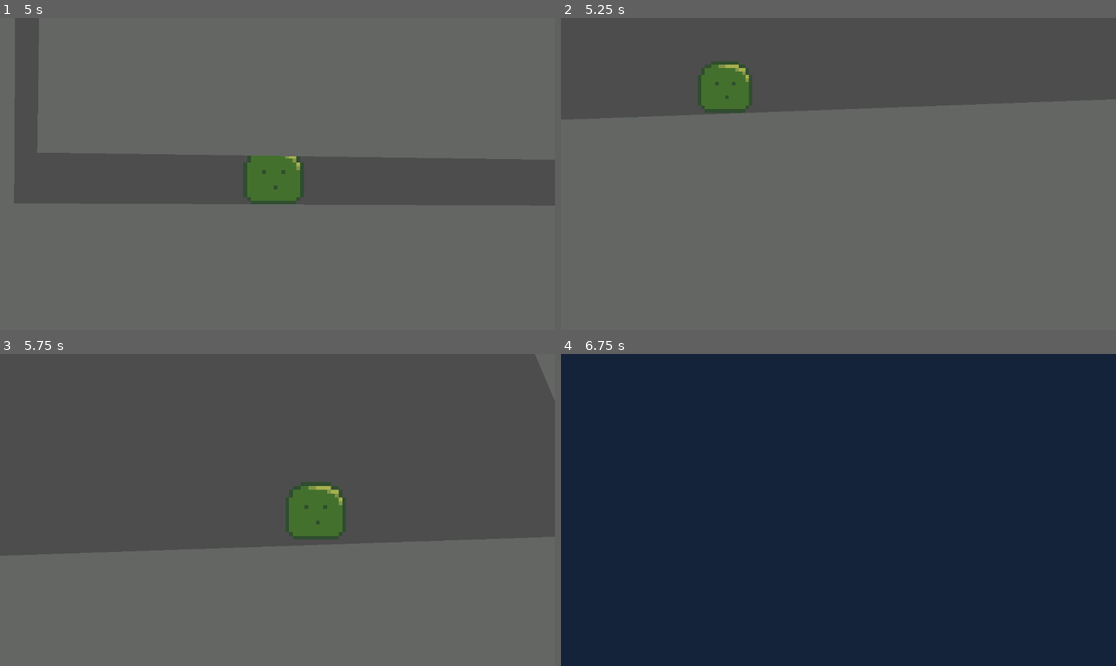
Above: before the commit, frames 1-4 (two rows, left to right).
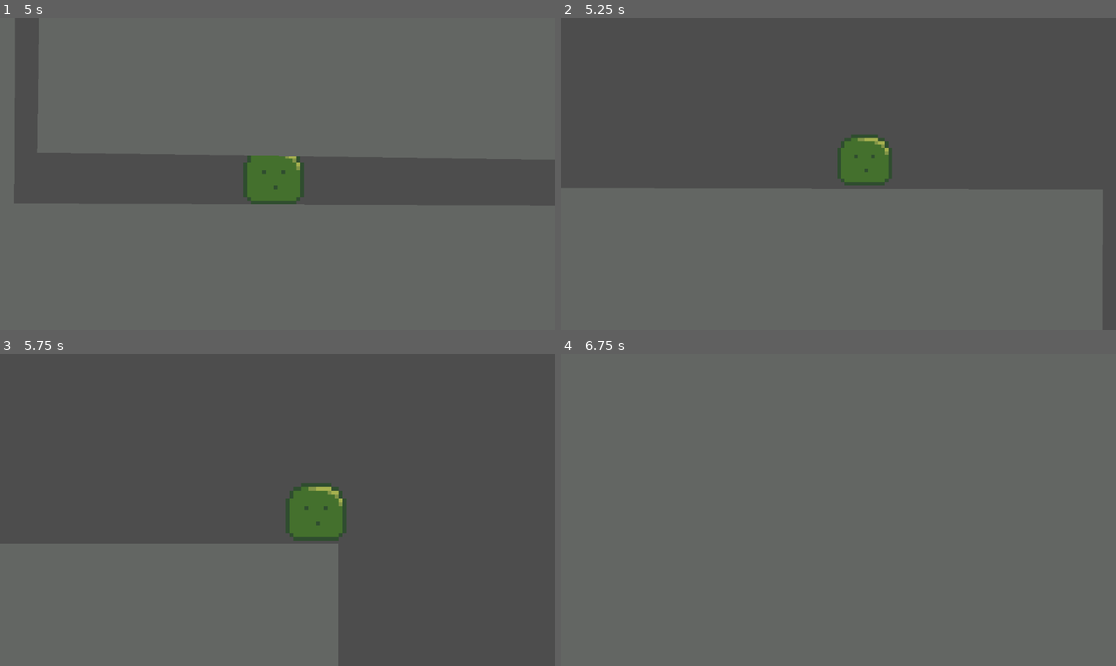
Above: after the commit, the same moments.

Repository: jkuball/splittle-bocks
Game: Godot game, scene res://scenes/playground.tscn
Two runs of this game, one before a commit and one after it. Both use one fixed random seed, a clock stepped at 60 frames per second and the inputs below.
Inputs:
- Up to frame 1 (5 s): hold D (player_right) 0.53-2.03 s; tap Space (player_splittle) every 0.75 s from 0.6 to 4.35 s; hold A (player_left) 2.03-2.78 s; hold D (player_right) 2.78-4.28 s; hold A (player_left) from 4.28 s (still down)
- Up to frame 2 (5.25 s): release A (player_left) at 5.03 s; hold D (player_right) from 5.03 s (still down); tap Space (player_splittle) at 5.1 s
- Up to frame 3 (5.75 s): keep holding D (player_right)
- Up to frame 4 (6.75 s): release D (player_right) at 5.78 s; hold A (player_left) from 5.78 s (still down); tap Space (player_splittle) at 5.85, 6.6 s

Frame 1 is identical in both runs. In frame 2, 28% of the frame differs, in the area x 0-100%, y 14-100%; in frame 3, 17%; in frame 4, 100%, in the area x 0-100%, y 0-100%.

Commit message:
Fix Scale 2

Diff:
--- a/scripts/player_movement.gd
+++ b/scripts/player_movement.gd
@@ -41,13 +41,13 @@
 	# As good practice, you should replace UI actions with custom gameplay actions.
 	var direction := Input.get_axis("player_left", "player_right")
 	if direction:
-		look_right = direction > 0
 		if is_scale_bocks:
 			if look_right:
 				velocity.y = -direction * SPEED * bocksScale * delta
 			else:
 				velocity.y = direction * SPEED * bocksScale * delta
 		else:
+			look_right = direction > 0
 			velocity.x = direction * SPEED * bocksScale * delta
 	else:
 		if is_scale_bocks:
@@ -59,7 +59,6 @@
 
 func _on_area_2d_body_entered(body: Node2D) -> void:
 	if body.is_in_group("Bocks"):
-		print_debug("InGroup")
 		if not is_scale_bocks:
 			is_scale_bocks = true
 	pass # Replace with function body.
@@ -67,7 +66,6 @@
 
 func _on_area_2d_body_exited(body: Node2D) -> void:
 	if body.is_in_group("Bocks"):
-		print_debug("OutGroup")
 		if is_scale_bocks:
 			is_scale_bocks = false
 	pass # Replace with function body.
Not shown: 1 places in scenes/bocks.tscn that only renumber resources
Not shown: 1 places in scenes/player.tscn that only renumber resources
Not shown: 1 places in scenes/playground.tscn that only renumber resources
Not shown: 1 places in scenes/wall.tscn that only renumber resources
